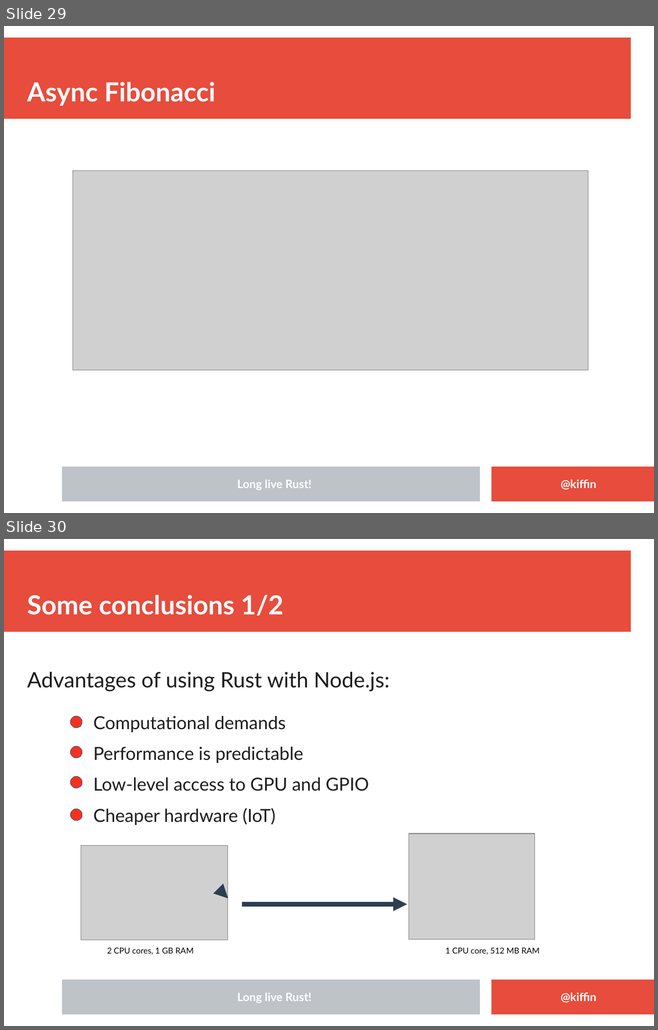
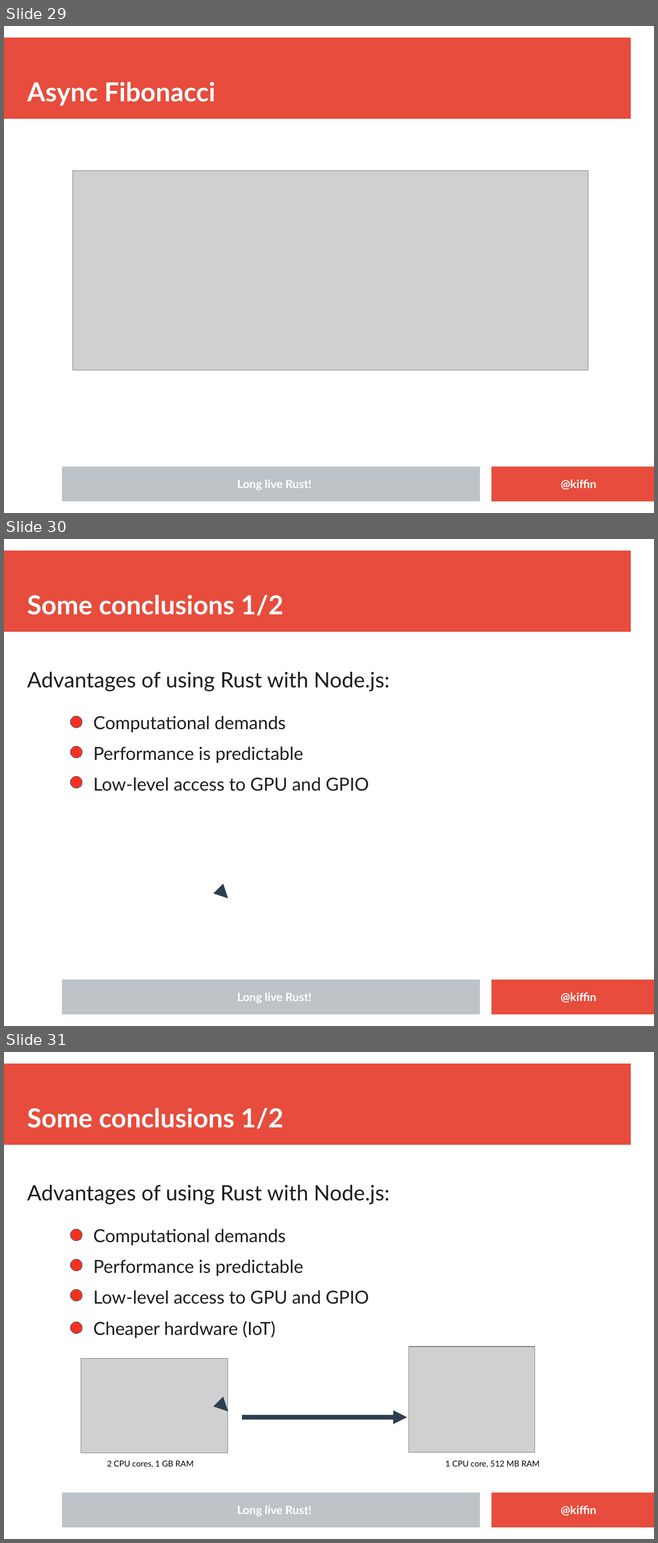
Before and after one commit to kgish/rust-node-addon-template, a slide deck: presentation/Embedding-Rust-in-NodeJS-applications.odp. Shown one above the other, each under a label of ours: slides 29 and 30 before the commit, slides 29, 30 and 31 after it. The pictures are 658x1030 and 658x1543 pixels, drawn with LibreOffice and Linux fonts; fonts in the diff are those of the drawing; grey boxes stand for pictures; background and template pictures are left out. Boxes give left, top, right and bottom in pixels: in the first picture for what was removed or moved away, otherwise in the second. Text is boxed around its words. In the diff, an @@ line names an element or a change of style, - is before the commit and + after.

```diff
--- a/presentation/Embedding-Rust-in-NodeJS-applications.odp
+++ b/presentation/Embedding-Rust-in-NodeJS-applications.odp
@@ slide 30 added at <box>4,539,654,1026</box>, background #FFFFFF; not listed: 3 template elements that a slide beside it also shows @@
@@ title added at <box>27,595,283,616</box>, 32 pt, text #FFFFFF, bold @@
+Some conclusions 1/2
@@ text added at <box>27,672,390,692</box>, 26 pt, text #1C1C1C @@
+Advantages of using Rust with Node.js:
@@ ellipse added at <box>71,716,82,727</box>, fill #F6311B, outline #3465A4 0 pt @@
@@ text added at <box>93,716,369,791</box>, 22 pt, text #1C1C1C @@
+  Computational demands
+  Performance is predictable
+  Low-level access to GPU and GPIO
@@ ellipse added at <box>71,747,82,758</box>, fill #F6311B, outline #3465A4 0 pt @@
@@ ellipse added at <box>71,777,82,788</box>, fill #F6311B, outline #3465A4 0 pt @@
@@ arrow added from (228, 899) to (228, 899), #2C3E50 5.67 pt @@
@@ text added at <box>237,993,311,1003</box>, 14 pt, text #FFFFFF, bold @@
+Long live Rust!
@@ text added at <box>560,993,596,1003</box>, 14 pt, text #FFFFFF, bold @@
+@kiffin
@@ what was slide 30 is now slide 31 @@
```
Also in this commit, not shown: 5 slides changed, 1 other file.
